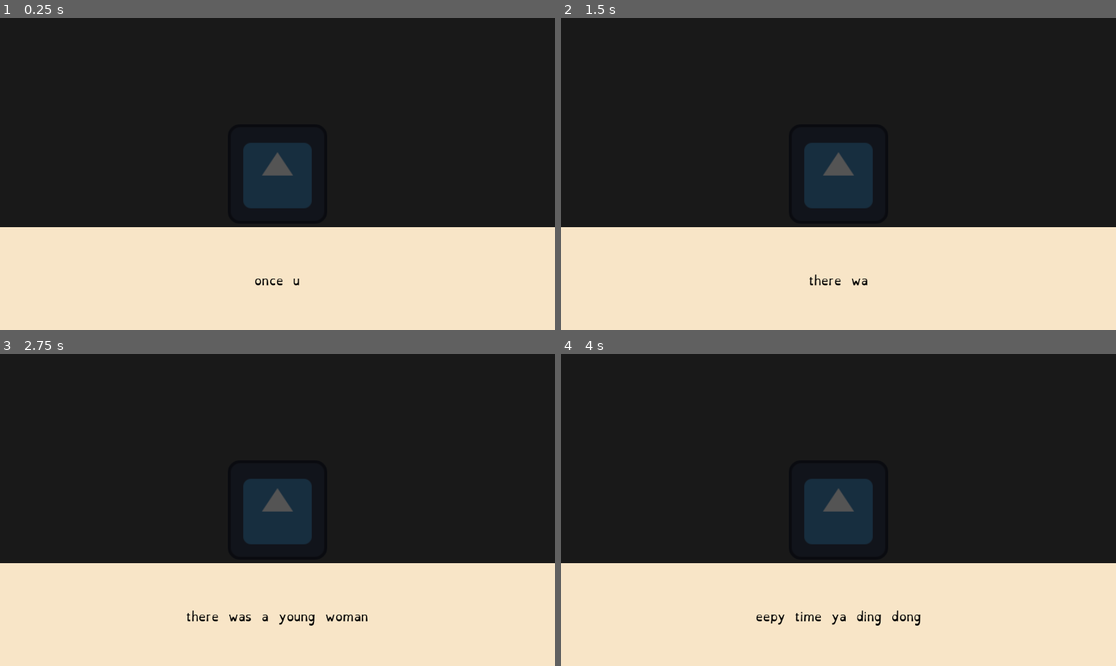
Above: before the commit, frames 1-4 (two rows, left to right).
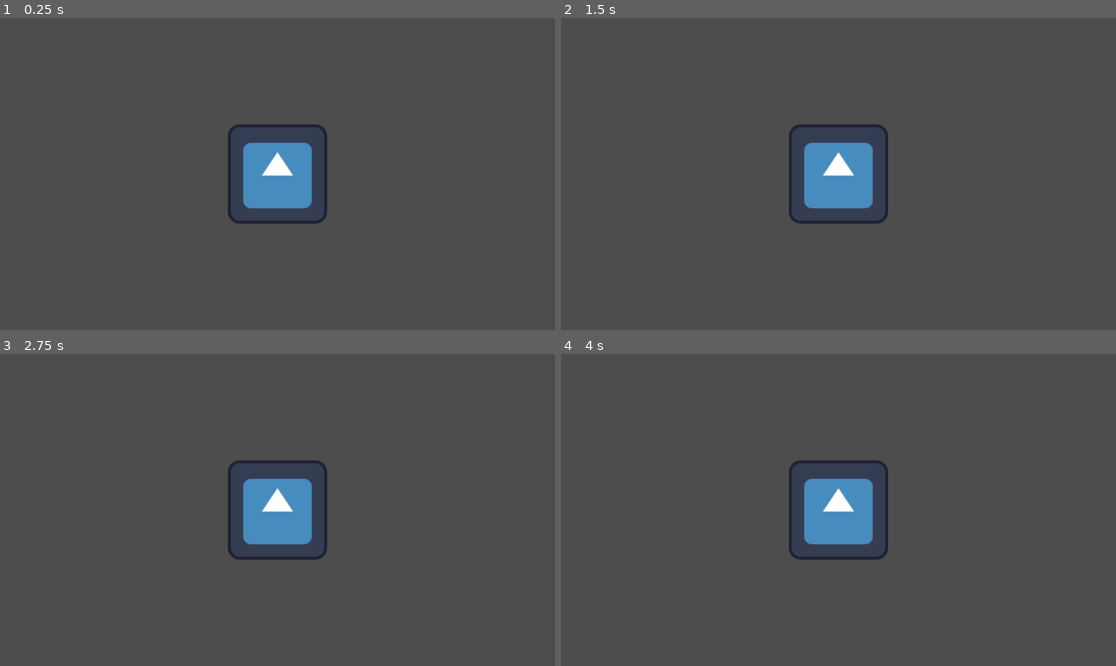
Above: after the commit, the same moments.

Repository: fletchmakes/ppjjgg-2024
Game: Godot game, scene res://scenes/main.tscn
Same seed, same stepped clock (60 frames per second), same inputs: the game is played once before the commit and once after it. The engine's default icon, where the game draws it, is replaced by a stand-in: a white triangle on a blue panel in a dark square.
Inputs:
- Up to frame 1 (0.25 s): no input
- Up to frame 2 (1.5 s): tap Enter at 0.5 s; tap Space at 1.25 s
- Up to frame 3 (2.75 s): tap Enter at 2 s
- Up to frame 4 (4 s): tap Space at 2.75 s

The runs differ from the first frame. In frame 1, 100% of the frame differs, in the area x 0-100%, y 0-100%; in frame 2, 100%; in frame 3, 100%; in frame 4, 100%.

Commit message:
more fixes and cleanup

Diff:
--- a/scenes/main.tscn
+++ b/scenes/main.tscn
@@ -1,9 +1,14 @@
-[gd_scene load_steps=5 format=3 uid="uid://ckhmm36sa88xv"]
+[gd_scene load_steps=8 format=3 uid="uid://ckhmm36sa88xv"]
 
 [ext_resource type="Texture2D" uid="uid://crwdc36s2xtnn" path="res://icon.svg" id="1_6eu03"]
 [ext_resource type="Theme" uid="uid://d3xosdr8aarps" path="res://themes/base_theme.tres" id="2_jnc8c"]
 [ext_resource type="Script" path="res://scripts/DialogueLayer.gd" id="2_uga1u"]
+[ext_resource type="Texture2D" uid="uid://c8tp15sbllykq" path="res://art/ui/dialogue-texture.png" id="3_rtwkn"]
 [ext_resource type="Texture2D" uid="uid://df0tf4gju8cyr" path="res://art/icons/down_arrow.png" id="4_6trlw"]
+[ext_resource type="Shader" path="res://themes/up-and-down.gdshader" id="5_fvq0p"]
+
+[sub_resource type="ShaderMaterial" id="ShaderMaterial_bs0le"]
+shader = ExtResource("5_fvq0p")
 
 [node name="Main" type="Node3D"]
 
@@ -18,6 +23,7 @@
 script = ExtResource("2_uga1u")
 
 [node name="DialogueUI" type="Control" parent="DialogueLayer"]
+modulate = Color(1, 1, 1, 0)
 layout_mode = 3
 anchors_preset = 15
 anchor_right = 1.0
@@ -41,11 +47,15 @@
 anchor_bottom = 1.0
 grow_horizontal = 2
 grow_vertical = 2
+theme_override_constants/margin_left = 100
 theme_override_constants/margin_top = 435
+theme_override_constants/margin_right = 100
 
-[node name="DialogueBackground" type="ColorRect" parent="DialogueLayer/DialogueUI/MarginContainer"]
+[node name="DialogueBackground" type="TextureRect" parent="DialogueLayer/DialogueUI/MarginContainer"]
 layout_mode = 2
-color = Color(0.970317, 0.899298, 0.778755, 1)
+texture = ExtResource("3_rtwkn")
+expand_mode = 1
+stretch_mode = 1
 
 [node name="CenterContainer" type="CenterContainer" parent="DialogueLayer/DialogueUI/MarginContainer"]
 layout_mode = 2
@@ -58,10 +68,16 @@
 fit_content = true
 autowrap_mode = 0
 
-[node name="TextureRect" type="TextureRect" parent="DialogueLayer/DialogueUI/MarginContainer"]
-visible = false
+[node name="AspectRatioContainer" type="AspectRatioContainer" parent="DialogueLayer/DialogueUI/MarginContainer"]
+custom_minimum_size = Vector2(60, 60)
 layout_mode = 2
 size_flags_horizontal = 8
 size_flags_vertical = 8
+alignment_horizontal = 2
+alignment_vertical = 2
+
+[node name="NextArrow" type="TextureRect" parent="DialogueLayer/DialogueUI/MarginContainer/AspectRatioContainer"]
+material = SubResource("ShaderMaterial_bs0le")
+layout_mode = 2
 texture = ExtResource("4_6trlw")
-stretch_mode = 2
+expand_mode = 1
--- a/scripts/DialogueLayer.gd
+++ b/scripts/DialogueLayer.gd
@@ -2,6 +2,7 @@
 
 @onready var DialogueUI = $DialogueUI;
 @onready var DialogueText = $DialogueUI/MarginContainer/CenterContainer/RichTextLabel;
+@onready var DialogueNextIndicator = $DialogueUI/MarginContainer/AspectRatioContainer/NextArrow;
 
 var display_state = "hidden";
 var text_state = "ready";
@@ -10,9 +11,15 @@
 
 func _ready():
 	DialogueManager.DIALOGUE_LAYER = self;
-	DialogueManager.OpenDialogueAndPauseGame([0, 1, 2]);
 
 func _process(delta):
+	# next arrow indicator
+	if (self.can_read_next_passage()):
+		DialogueNextIndicator.show();
+	else:
+		DialogueNextIndicator.hide();
+
+	# animating the dialogue window in and out
 	if (display_state == "hiding"):
 		var current_modulate: Color = DialogueUI.get_modulate();
 		var current_alpha = current_modulate.a;
@@ -35,6 +42,7 @@
 		else:
 			DialogueUI.set_modulate(Color(current_modulate.r, current_modulate.g, current_modulate.b, next_alpha));
 
+	# animating the text
 	if (self.text_state == "animating" and self.display_state == "shown"):
 		DialogueText.visible_ratio += 0.05 * text_speed;
 		if (DialogueText.visible_ratio >= 1.0):
--- /dev/null
+++ b/themes/up-and-down.gdshader
@@ -0,0 +1,5 @@
+shader_type canvas_item;
+
+void vertex() {
+	VERTEX.y += sin(TIME*3.0)*4.0;
+}
Binary file added: art/ui/dialogue-texture.png
Not shown, added: art/ui/dialogue-texture.png.import
Not shown, added: art/ui/dialogue-texture.xcf
